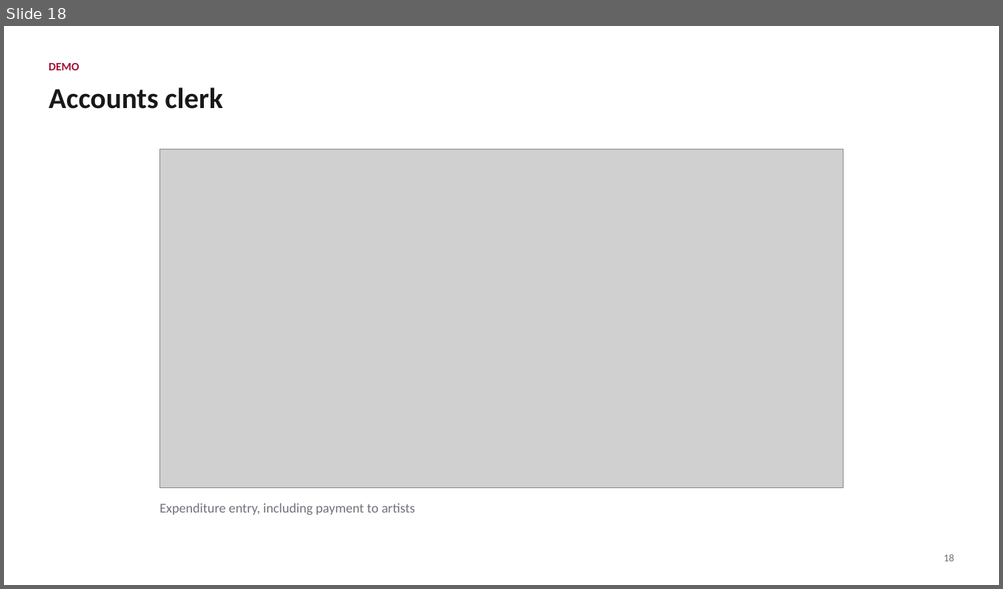
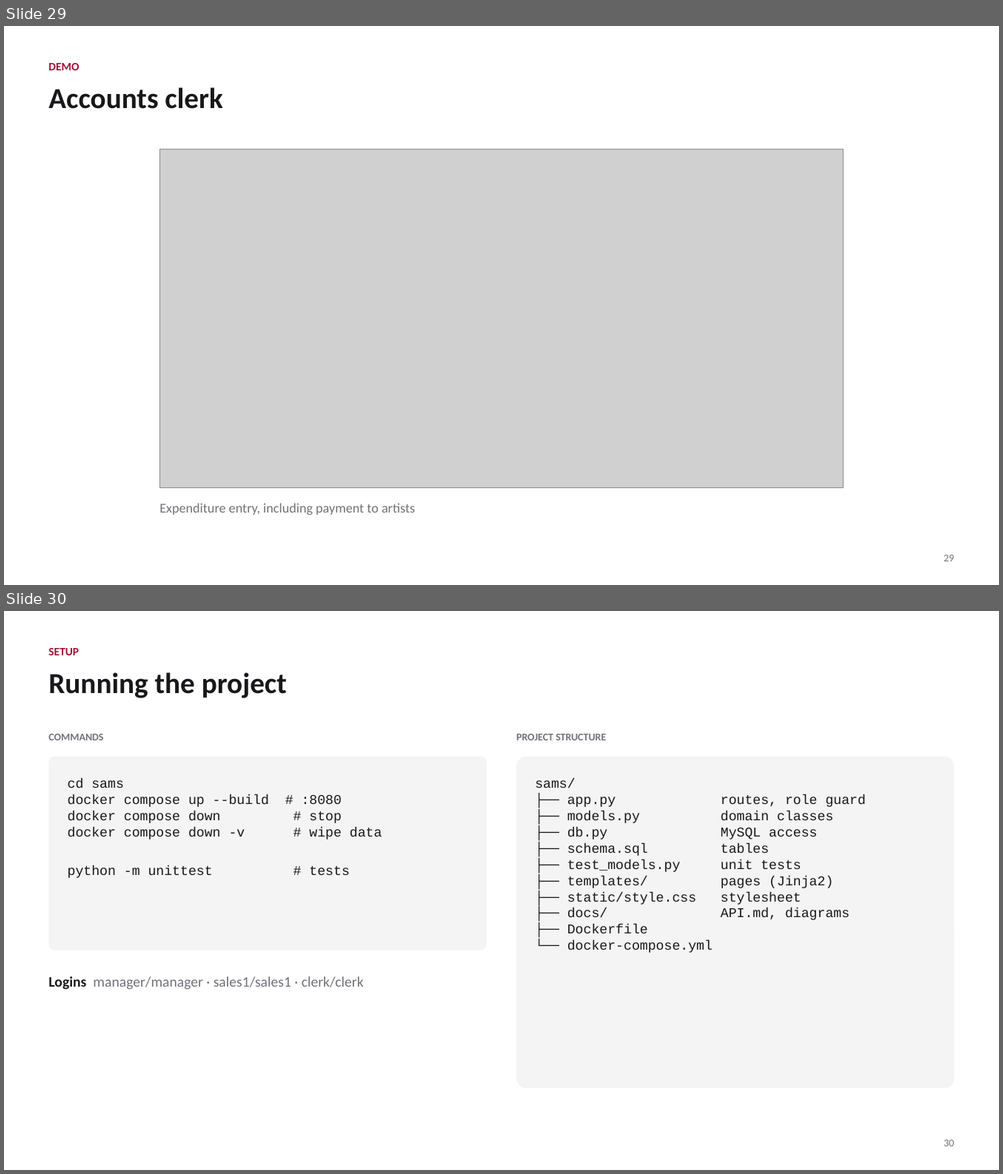
Before and after one commit to AbbasReads/SWE, a slide deck: SAMS.pptx. Shown one above the other, each under a label of ours: slide 18 before the commit, slides 29 and 30 after it. The pictures are 1003x589 and 1003x1174 pixels, drawn with LibreOffice and Linux fonts; fonts in the diff are those of the drawing; grey boxes stand for pictures. Boxes give left, top, right and bottom in pixels: in the first picture for what was removed or moved away, otherwise in the second. Text is boxed around its words. In the diff, an @@ line names an element or a change of style, - is before the commit and + after.

```diff
--- a/SAMS.pptx
+++ b/SAMS.pptx
@@ slide 30 added at (4,611,999,1170), background #FFFFFF @@
@@ text added at (48,648,79,655), 11 pt, text #9F1239, bold @@
+SETUP
@@ text added at (48,672,287,698), 28 pt, text #18181B, bold @@
+Running the project
@@ text added at (48,734,103,741), 10 pt, text #71717A, bold @@
+COMMANDS
@@ text added at (516,734,606,741), 10 pt, text #71717A, bold @@
+PROJECT STRUCTURE
@@ rounded rectangle added at (48,757,486,951), fill #F4F4F5 @@
@@ rounded rectangle added at (517,757,955,1088), fill #F4F4F5 @@
@@ text added at (68,779,382,878), 13 pt, text #18181B @@
+cd sams
+docker compose up --build # :8080
+docker compose down # stop
+docker compose down -v # wipe data
+python -m unittest # tests
@@ text added at (535,779,865,953), 13 pt, text #18181B @@
+sams/
+├── app.py routes, role guard
+├── models.py domain classes
+├── db.py MySQL access
+├── schema.sql tables
+├── test_models.py unit tests
+├── templates/ pages (Jinja2)
+├── static/style.css stylesheet
+├── docs/ API.md, diagrams
+├── Dockerfile
+└── docker-compose.yml
@@ text added at (48,977,364,990), 14 pt, text #71717A @@
+Logins manager/manager · sales1/sales1 · clerk/clerk
@@ text added at (943,1140,953,1147), 10 pt, text #71717A @@
+30
@@ what was slide 18 is now slide 29 @@
@@ slide 29 changed as well @@
@@ text at (943,555,953,562): text changed @@
-18
+29
```
Also in this commit, not shown: 15 other slides changed, 11 other slides added, 1 slide removed, 11 other files.
